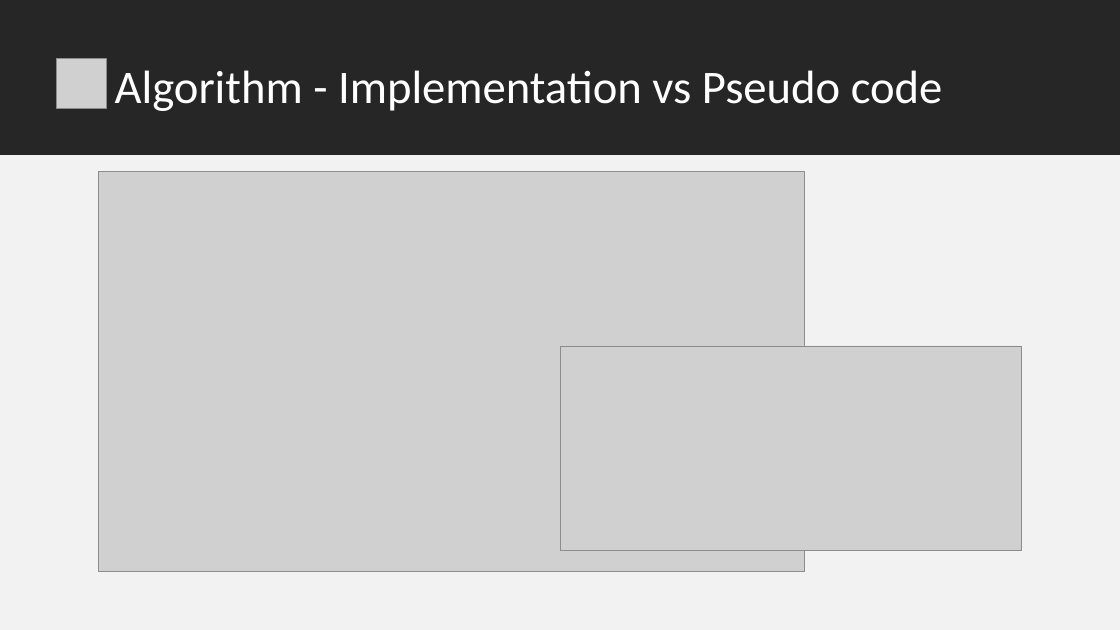
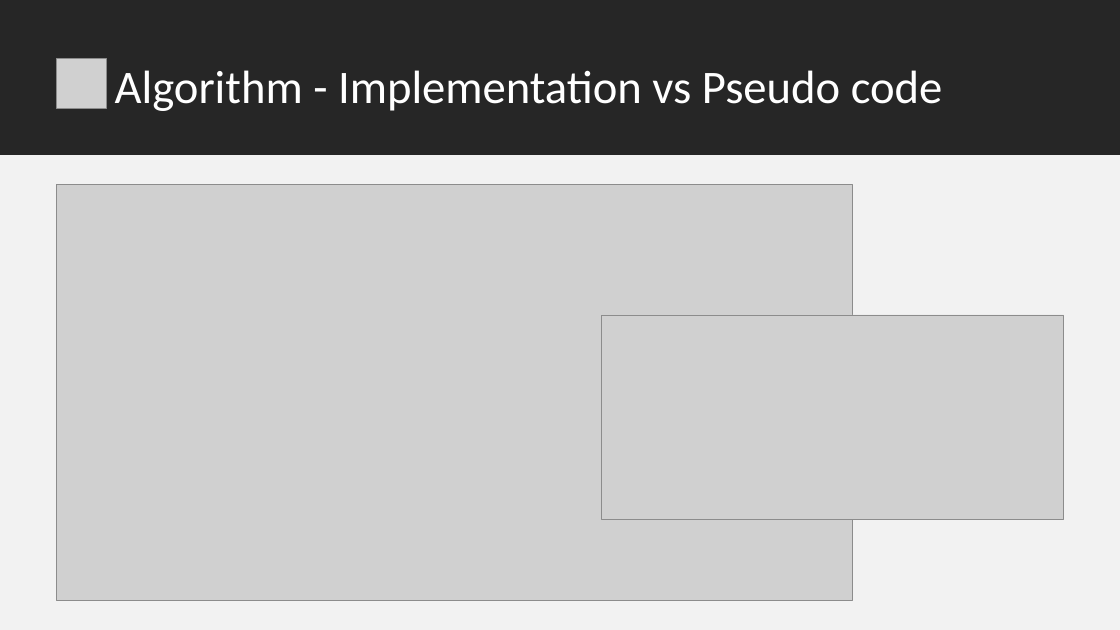
Before and after one commit to Andrew0133/Mondrian-k-anonimity, a slide deck: slide 9 of Presentation.pptx. Drawn at 1120x630 pixels with LibreOffice and Linux fonts; fonts in the diff are those of the drawing; grey boxes stand for pictures. Boxes give left, top, right and bottom in pixels: in the first picture for what was removed or moved away, otherwise in the second. Text is boxed around its words. In the diff, an @@ line names an element or a change of style, - is before the commit and + after.

```diff
--- a/Presentation.pptx
+++ b/Presentation.pptx
@@ picture: place and size @@
-picture at [98,171,805,571]
+picture at [56,185,852,602]
@@ rectangle added at [107,185,149,189], fill #000000 @@
@@ picture: place and size @@
-picture at [560,346,1023,551]
+picture at [602,315,1065,520]
```
Also in this commit, not shown: 1 other file.
